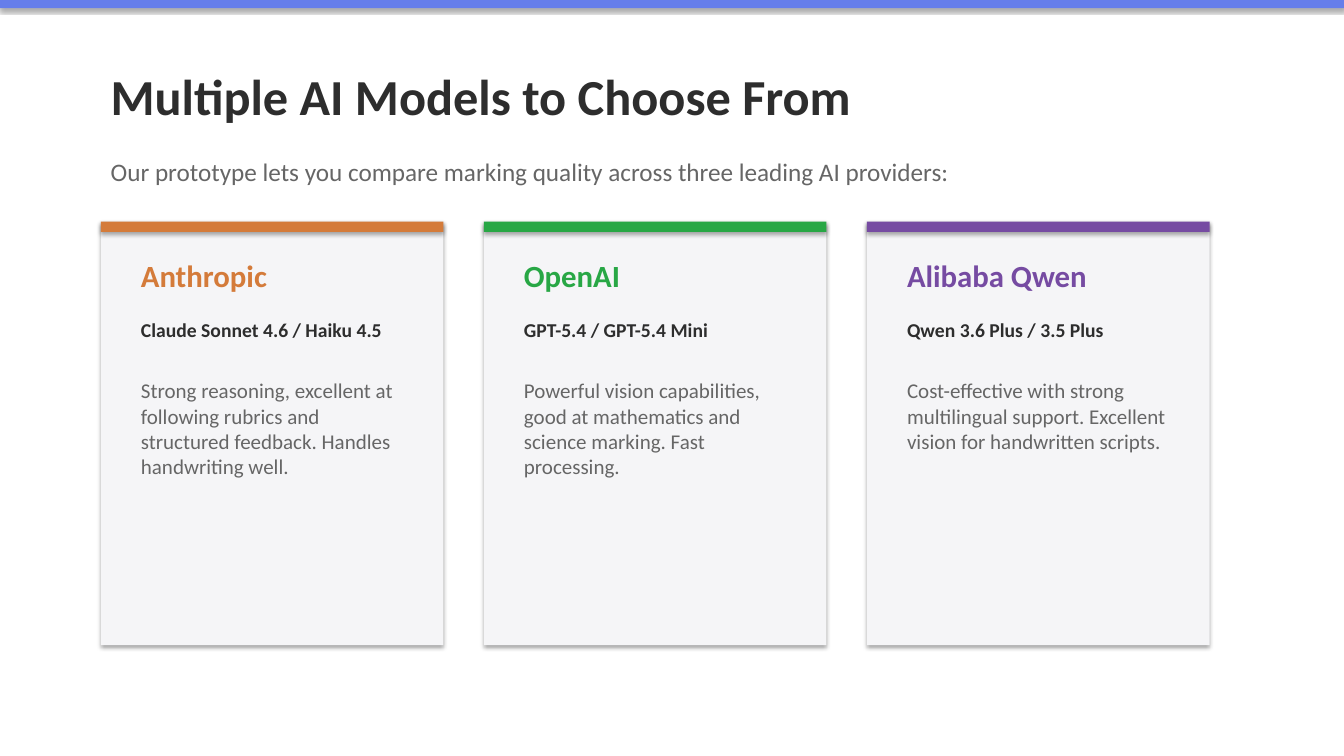
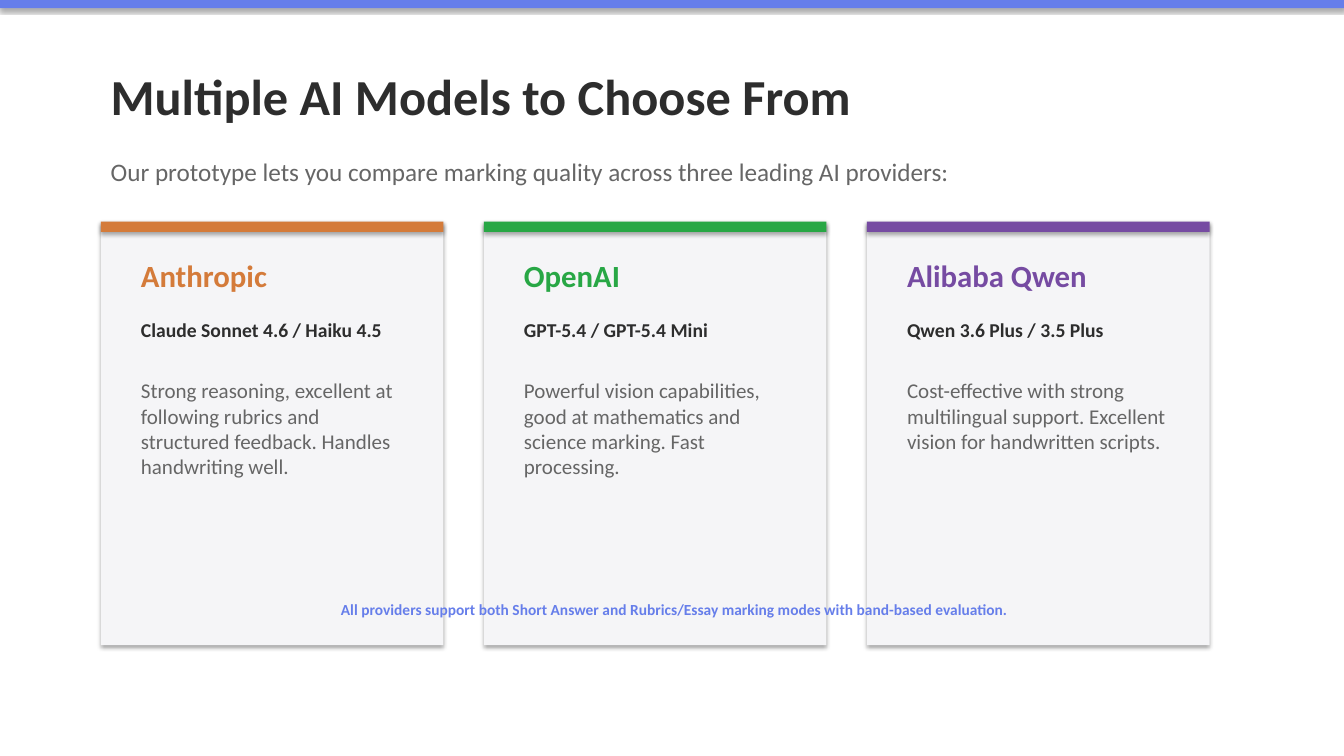
Before and after one commit to twahidin/ai-marking-prototype, a slide deck: slide 7 of AI_Marking_Presentation.pptx. Drawn at 1344x756 pixels with LibreOffice and Linux fonts; fonts in the diff are those of the drawing. Boxes give left, top, right and bottom in pixels: in the first picture for what was removed or moved away, otherwise in the second. Text is boxed around its words. In the diff, an @@ line names an element or a change of style, - is before the commit and + after.

```diff
--- a/AI_Marking_Presentation.pptx
+++ b/AI_Marking_Presentation.pptx
@@ text added at [341, 604, 1007, 618], 11 pt, text #667EEA, bold @@
+All providers support both Short Answer and Rubrics/Essay marking modes with band-based evaluation.
```
Also in this commit, not shown: 1 slide added, 1 other file.
